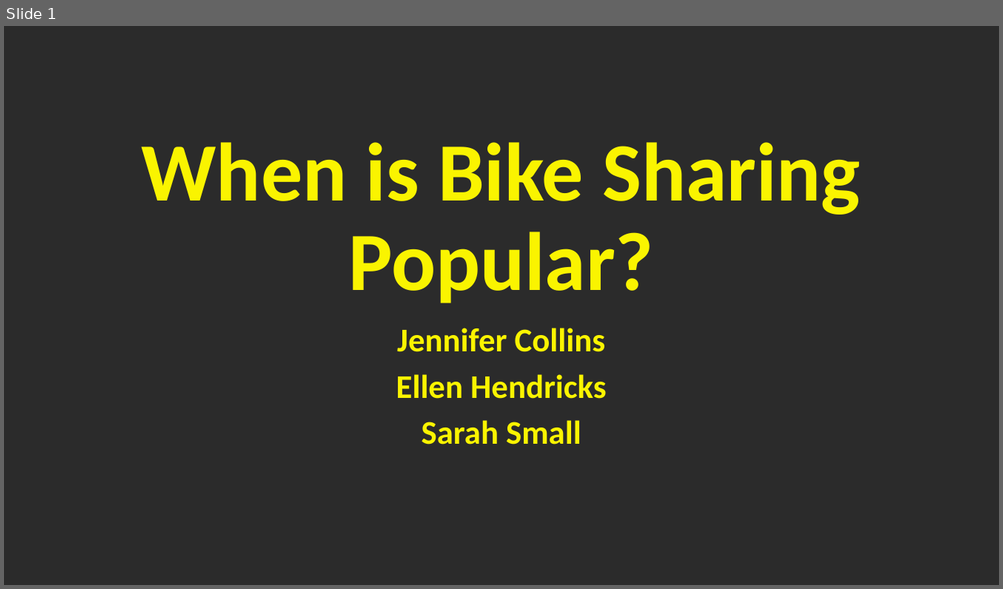
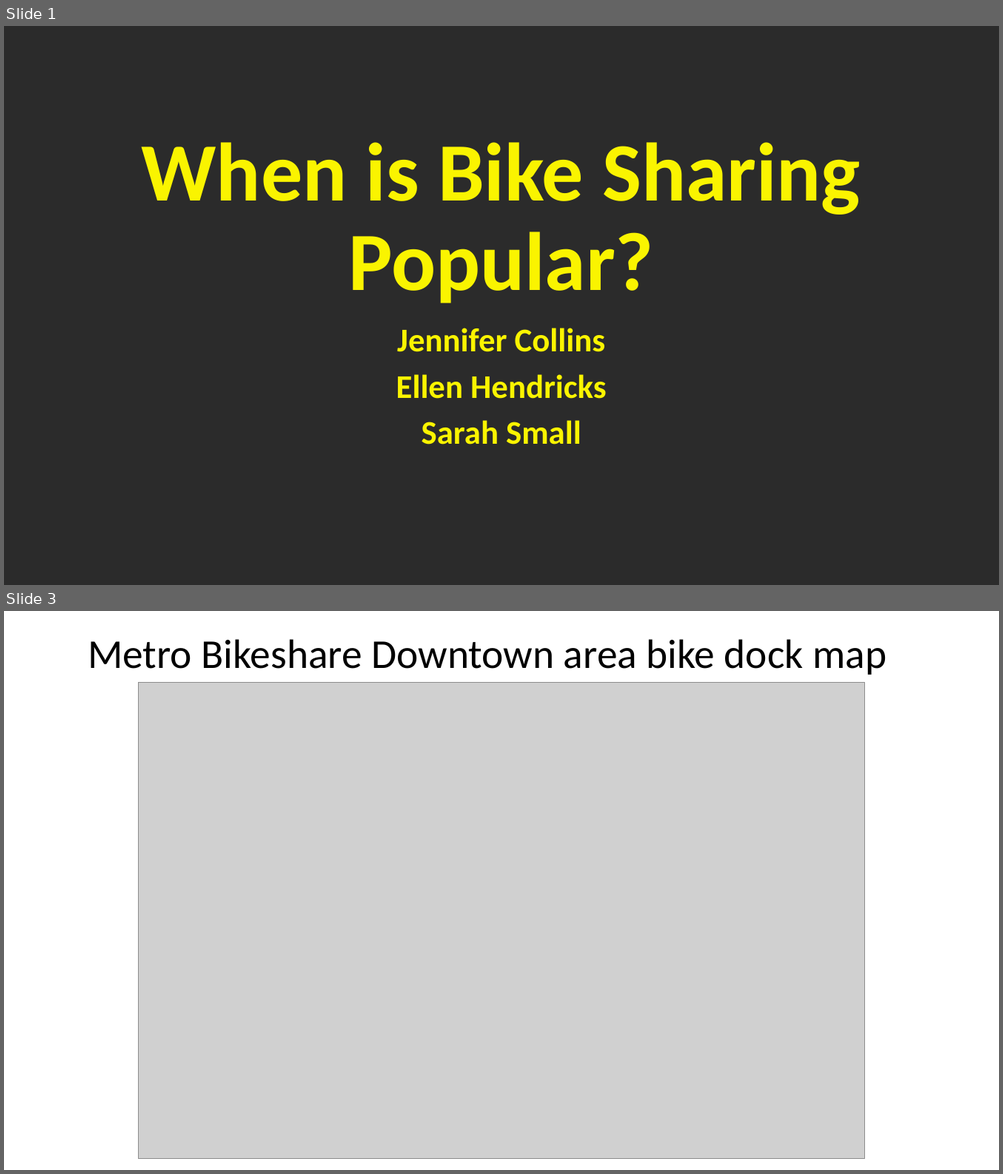
Before and after one commit to sqweets/Project1-LA-Bike_Share, a slide deck: If We Ran a Bike Sharing Company.pptx. Shown one above the other, each under a label of ours: slide 1 before the commit, slides 1 and 3 after it; the slides between them are not shown. The pictures are 1003x589 and 1003x1174 pixels, drawn with LibreOffice and Linux fonts; fonts in the diff are those of the drawing; grey boxes stand for pictures; background and template pictures are left out; a plain dark background stands for a picture behind light text. Boxes give left, top, right and bottom in pixels: in the first picture for what was removed or moved away, otherwise in the second. Text is boxed around its words. In the diff, an @@ line names an element or a change of style, - is before the commit and + after.

```diff
--- a/If We Ran a Bike Sharing Company.pptx
+++ b/If We Ran a Bike Sharing Company.pptx
@@ slide 3 added at [4,611,999,1170], background #FFFFFF @@
@@ title added at [88,639,886,675], 39.6 pt, text #000000 @@
+Metro Bikeshare Downtown area bike dock map
@@ picture added at [138,683,865,1159] @@
```
Also in this commit, not shown: 3 slides changed.
